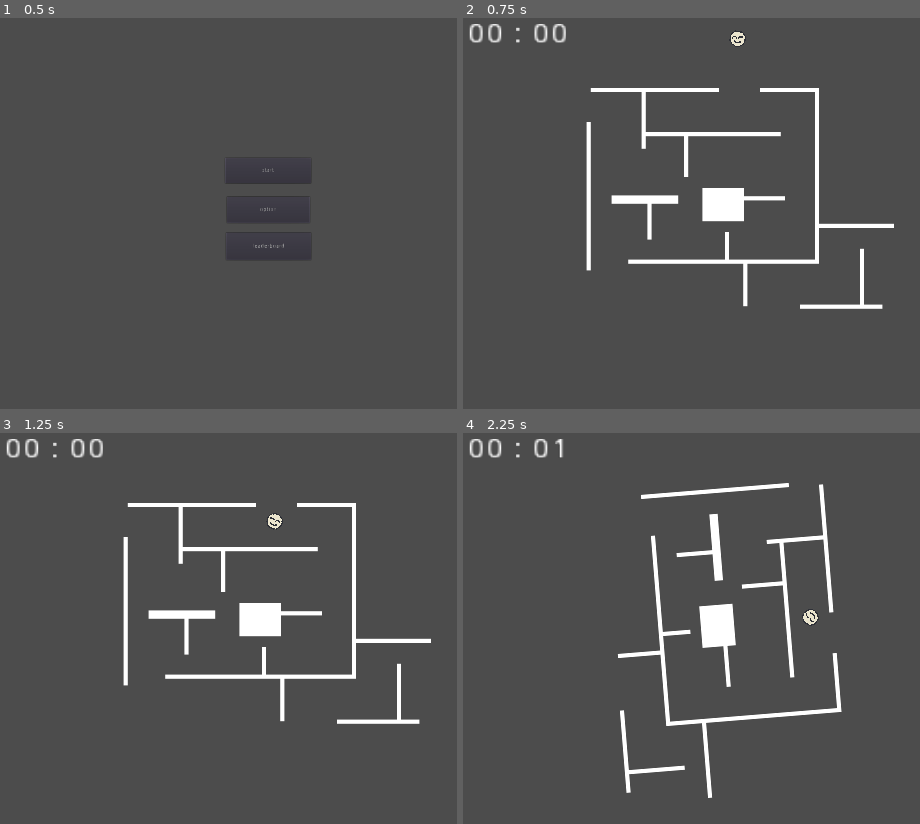
Above: before the commit, frames 1-4 (two rows, left to right).
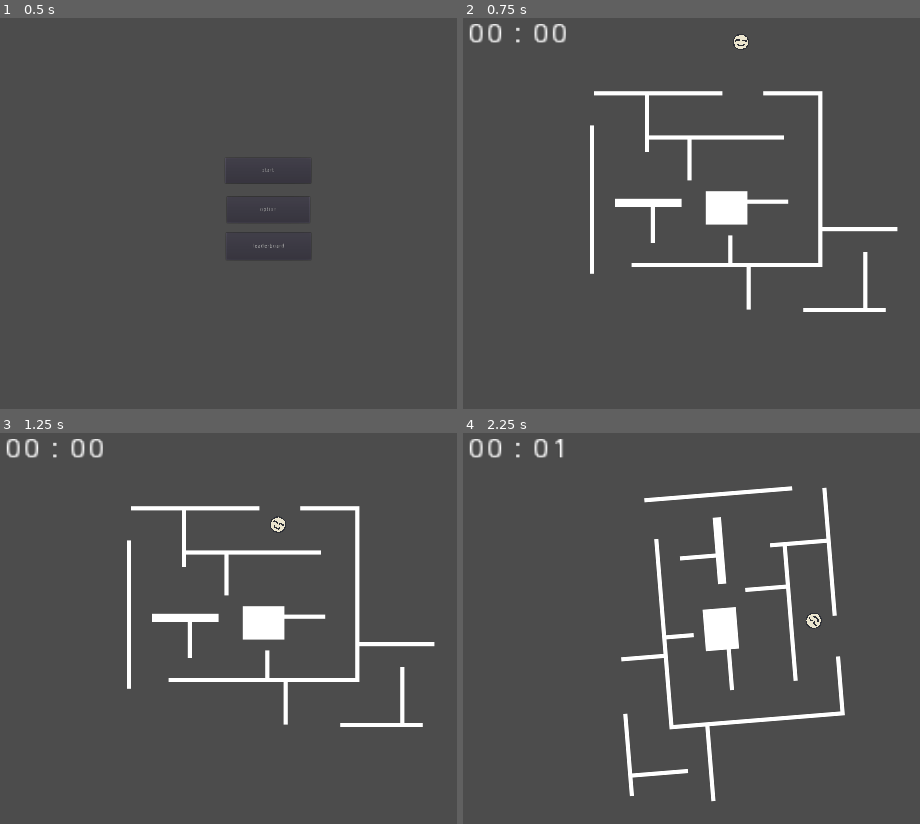
Above: after the commit, the same moments.

Repository: dante-ventura/scorespace-jam-game
Game: Godot game, scene res://scenes/HomeBase.tscn
Same seed, same stepped clock (60 frames per second), same inputs: the game is played once before the commit and once after it.
Inputs:
- Up to frame 1 (0.5 s): no input
- Up to frame 2 (0.75 s): click "leaderboard" at 0.5 s
- Up to frame 3 (1.25 s): no input
- Up to frame 4 (2.25 s): hold Right (gameplay_rotate_right) 1.28-2.03 s; hold Left (gameplay_rotate_left) from 2.03 s (still down)

Frame 1 is identical in both runs. In frame 2, 6.4% of the frame differs, in the area x 26-96%, y 3-76%; in frame 3, 6.4%; in frame 4, 6.2%.

Commit message:
add finish line mechanics

Diff:
--- a/scenes/GameScene.tscn
+++ b/scenes/GameScene.tscn
@@ -7,7 +7,7 @@
 [node name="GameScene" type="Node2D"]
 script = ExtResource( 1 )
 
-[node name="TimerLabel" type="Label" parent="."]
+[node name="Timer" type="Label" parent="."]
 margin_left = 324.0
 margin_top = 76.0
 margin_right = 363.0
--- a/scenes/MazeBase.tscn
+++ b/scenes/MazeBase.tscn
@@ -1,9 +1,17 @@
-[gd_scene load_steps=2 format=2]
+[gd_scene load_steps=3 format=2]
 
 [ext_resource path="res://scripts/MazeBase.gd" type="Script" id=2]
+
+[sub_resource type="RectangleShape2D" id=1]
+extents = Vector2( 44.5, 10 )
 
 [node name="MazeBase" type="Node2D" groups=["Maze"]]
 position = Vector2( 512, 300 )
 script = ExtResource( 2 )
 
 [node name="SpawnPosition" type="Position2D" parent="."]
+
+[node name="EndGoal" type="Area2D" parent="."]
+
+[node name="CollisionShape2D" type="CollisionShape2D" parent="EndGoal"]
+shape = SubResource( 1 )
--- a/scenes/MazePrototype.tscn
+++ b/scenes/MazePrototype.tscn
@@ -55,7 +55,7 @@
 extents = Vector2( 33.5, 2.5 )
 
 [node name="MazePrototype" instance=ExtResource( 1 )]
-position = Vector2( 924, 515 )
+position = Vector2( 932, 523 )
 
 [node name="MazeBody" type="KinematicBody2D" parent="." index="0"]
 position = Vector2( 39, 0 )
@@ -134,3 +134,9 @@
 
 [node name="SpawnPosition" parent="." index="1"]
 position = Vector2( 51, -410 )
+
+[node name="EndGoal" parent="." index="2"]
+position = Vector2( -222, 136 )
+
+[node name="CollisionShape2D" parent="EndGoal" index="0"]
+position = Vector2( -34.5, 0 )
--- a/scenes/Player.tscn
+++ b/scenes/Player.tscn
@@ -5,7 +5,7 @@
 [sub_resource type="CircleShape2D" id=1]
 radius = 21.0
 
-[node name="Player" type="RigidBody2D"]
+[node name="Player" type="RigidBody2D" groups=["Player"]]
 position = Vector2( 962, 456 )
 gravity_scale = 8.0
 applied_torque = 500.0
--- a/scripts/GameScene.gd
+++ b/scripts/GameScene.gd
@@ -15,12 +15,26 @@
 func next_level():
 	if current_level in levels:
 		remove_child(levels[current_level])
-	if is_instance_valid(player):
+	if player.is_inside_tree():
 		remove_child(player)
 	current_level += 1
 	if !current_level in levels:
-		return false
-	add_child(levels[current_level])
+		show_leaderboard()
+		return
+
+	var new_level = levels[current_level]
+	assert(new_level.is_in_group("Maze"))
+
+	add_child(new_level)
+	new_level.get_node("EndGoal").connect("body_exited", self, "_exited_end_goal")
 	player.set_position(levels[current_level].get_node("SpawnPosition").global_position)
 	add_child(player)
-	return true
+
+func _exited_end_goal(body: Node):
+	if !body.is_in_group("Player"):
+		return
+	call_deferred("next_level")
+
+func show_leaderboard():
+	get_node("Timer").timer_on = false
+	# Load leaderboard scene and send new time
